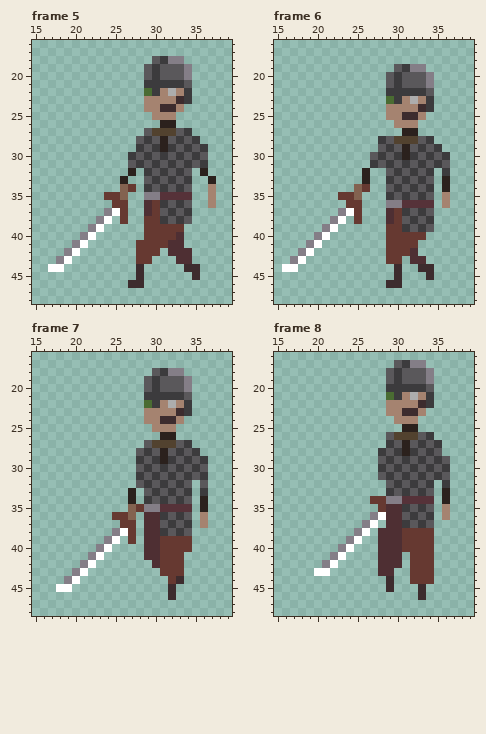
Pixel-art file: assets/aseprite/human_downscale_walk.ase. Above is the file before it was changed.
64x64 pixels, 8 frames. Colours within 5 levels of each other are drawn and written as one. Shown: frame 5: x 15..39, y 16..48; frame 6: x 15..39, y 16..48; frame 7: x 15..39, y 16..48; frame 8: x 15..39, y 16..48. The commit also changed other frames, which this record leaves out.
And afterwards:
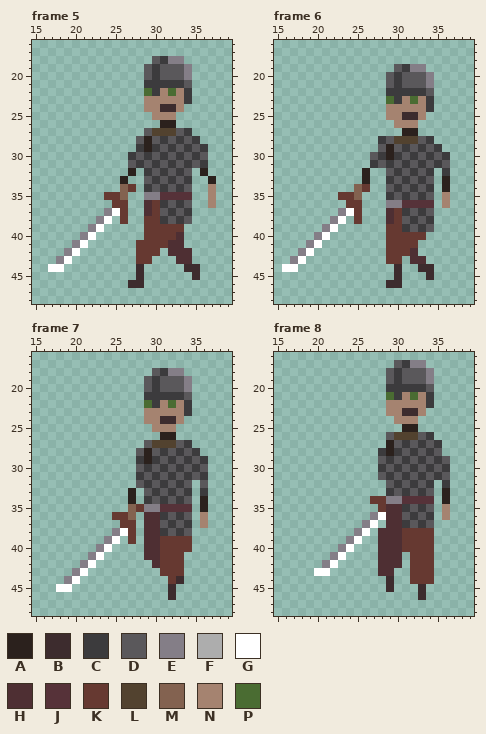
Palette (. is transparent): A #2b211d  B #3d2c2e  C #3c3b3d  D #5a585b  E #847e87  F #adadad  G #ffffff  H #4e2f33  J #563239  K #663931  L #52422f  M #836250  N #a58370  P #4a6c32
What changed:
layer "head/faces/face_2" now hidden
Frame 5:
y 22: x 32 F -> P
y 23: x 33 B -> N
y 28: x 29 C -> A; x 31 A -> C
y 29: x 29 D -> A; x 31 A -> D
Frame 6:
y 23: x 32 F -> P
y 24: x 33 B -> N
y 29: x 29 C -> A; x 31 A -> C
y 30: x 29 D -> A; x 31 A -> D
Frame 7: the same change as frame 5
Frame 8:
y 21: x 32 F -> P
y 22: x 33 B -> N
y 27: x 29 C -> A; x 31 A -> C
y 28: x 29 D -> A; x 31 A -> D
Changed places in both pictures, as pixel boxes (x1, y1, x2, y2):
changed: (168, 88, 184, 104)
changed: (144, 136, 168, 152)
changed: (410, 96, 426, 112)
changed: (386, 144, 410, 160)
changed: (168, 400, 184, 416)
changed: (144, 448, 168, 464)
changed: (386, 392, 426, 456)
